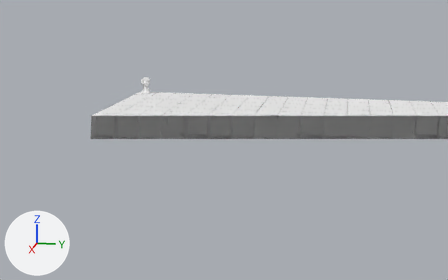
The Blender file scenes/game_map.blend as it was, and as the next commit left it.
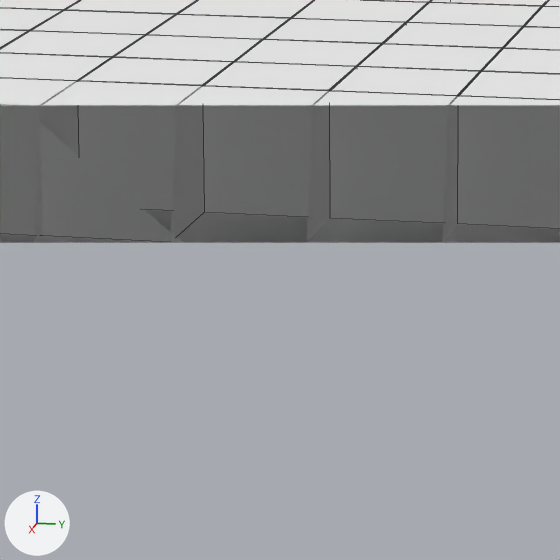
There are two pictures of each version: one whole from a 50 mm camera at (62.37, 20.9, 10.92) aimed at (7.56, 9.94, -2.78), one close up on the part from 34% to 56% of the width and 35% to 69% of the height. Lighting does not change. The marker at lower left points along +X, +Y and +Z. The close-ups show mesh edges as thin lines. Everything nearer to the camera than a plane just in front of the edit is cut away.
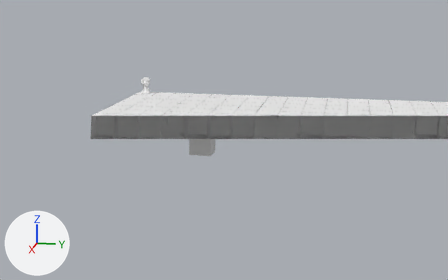
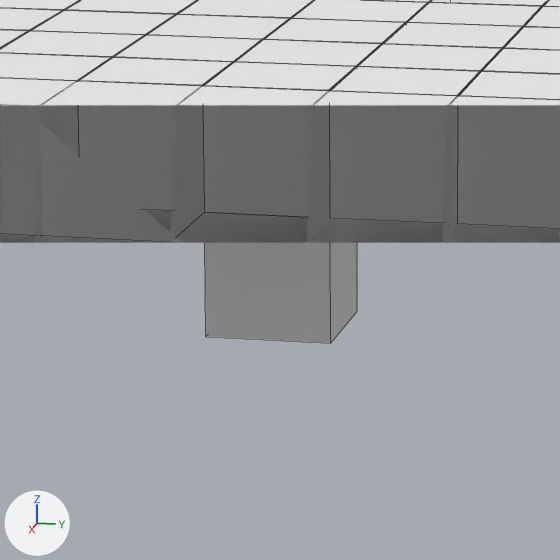
Boxes (x1, y1, x2, y2) around the edits, measured in the close-ups (560 x 560 px):
'Attack', added
    after: (205, 243, 357, 343)

The change, as a list of edits to the scene's bpy script:
```text
Add me_attack:
    me_attack.from_pydata(...)  # a box spanning x -1.0..1.0, y -1.0..1.0, z -1.0..1.0
Add ob_attack:
    ob_attack = bpy.data.objects.new('Attack', me_attack)
    ob_attack.location = (8.0, 8.0, -3.0)
```
